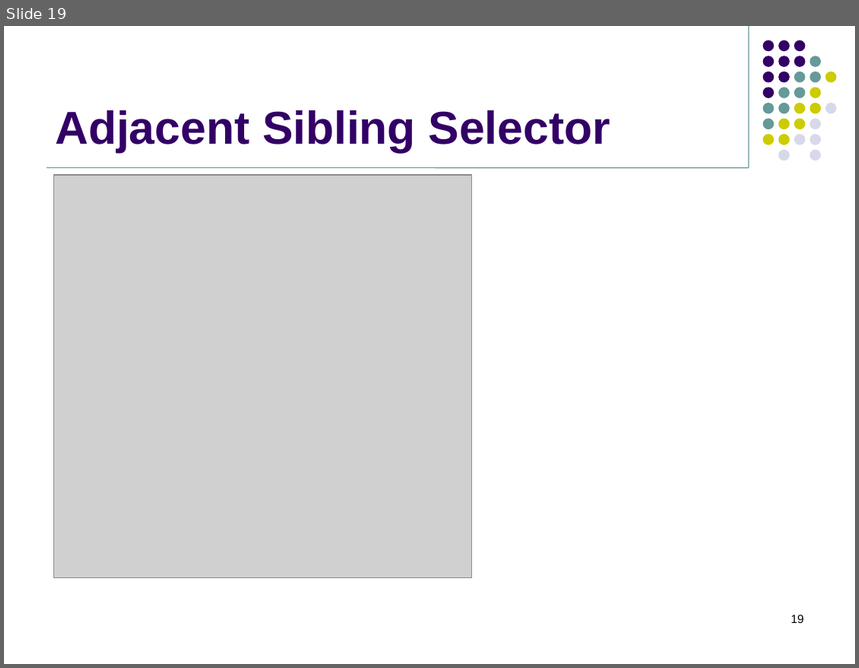
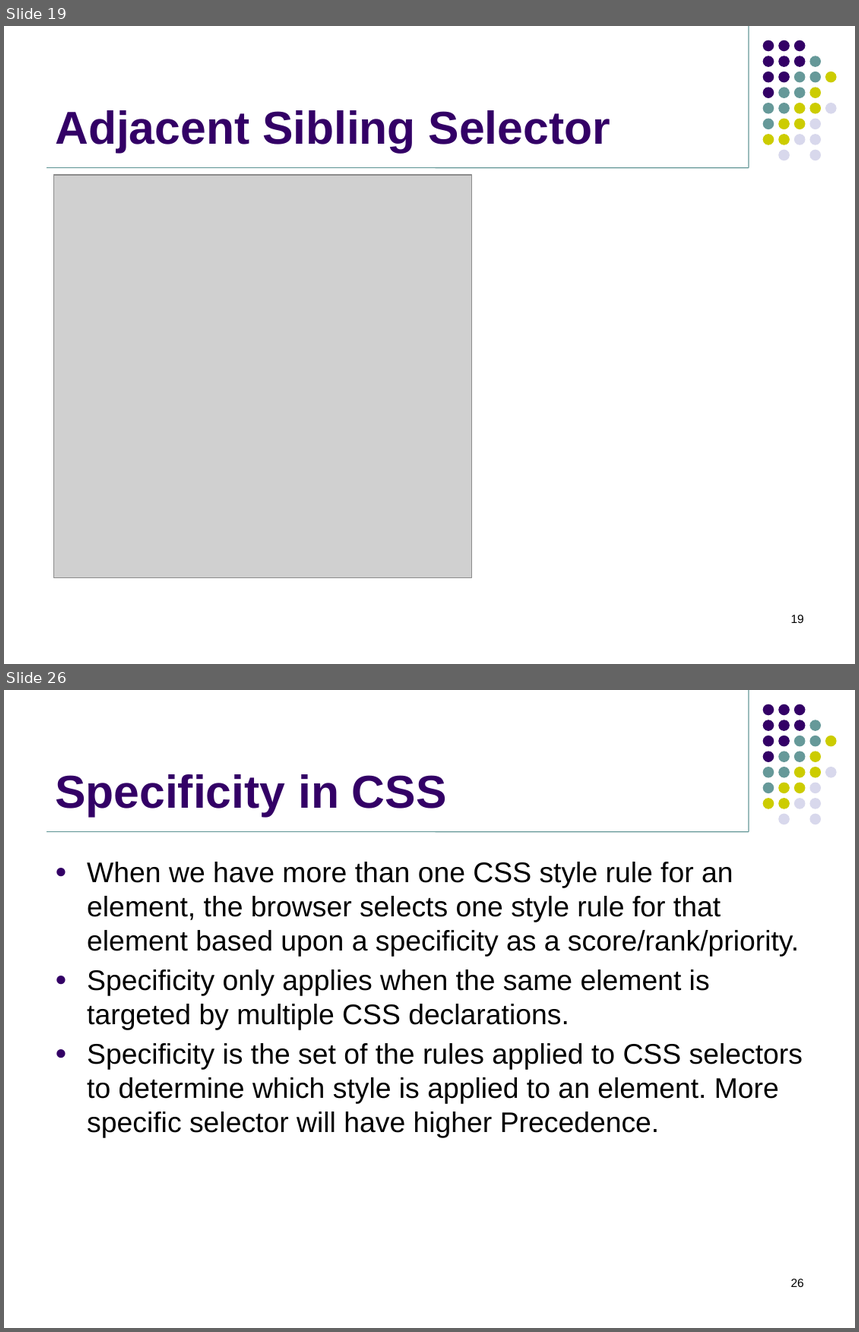
Before and after one commit to jasdhiratrevature/TrainingSlides, a slide deck: HTML/03_CSS_Selectors.pptx. Shown one above the other, each under a label of ours: slide 19 before the commit, slides 19 and 26 after it; the slides between them are not shown. The pictures are 859x668 and 859x1332 pixels, drawn with LibreOffice and Linux fonts; fonts in the diff are those of the drawing; grey boxes stand for pictures; background and template pictures are left out. Boxes give left, top, right and bottom in pixels: in the first picture for what was removed or moved away, otherwise in the second. Text is boxed around its words. In the diff, an @@ line names an element or a change of style, - is before the commit and + after.

```diff
--- a/HTML/03_CSS_Selectors.pptx
+++ b/HTML/03_CSS_Selectors.pptx
@@ slide 26 added at (4, 690, 855, 1328), background #FFFFFF; not listed: 33 template elements that a slide beside it also shows @@
@@ title added at (55, 774, 447, 817), 39 pt, text #330066, bold @@
+Specificity in CSS
@@ text added at (87, 862, 803, 1138), 24 pt, text #000000 @@
+● When we have more than one CSS style rule for an element, the browser selects one style rule for that element based upon a specificity as a score/rank/priority.
+● Specificity only applies when the same element is targeted by multiple CSS declarations.
+● Specificity is the set of the rules applied to CSS selectors to determine which style is applied to an element. More specific selector will have higher Precedence.
@@ page number added at (791, 1279, 804, 1287), 10 pt, text #000000 @@
+26
```
Also in this commit, not shown: 2 slides changed, 7 other slides added.
